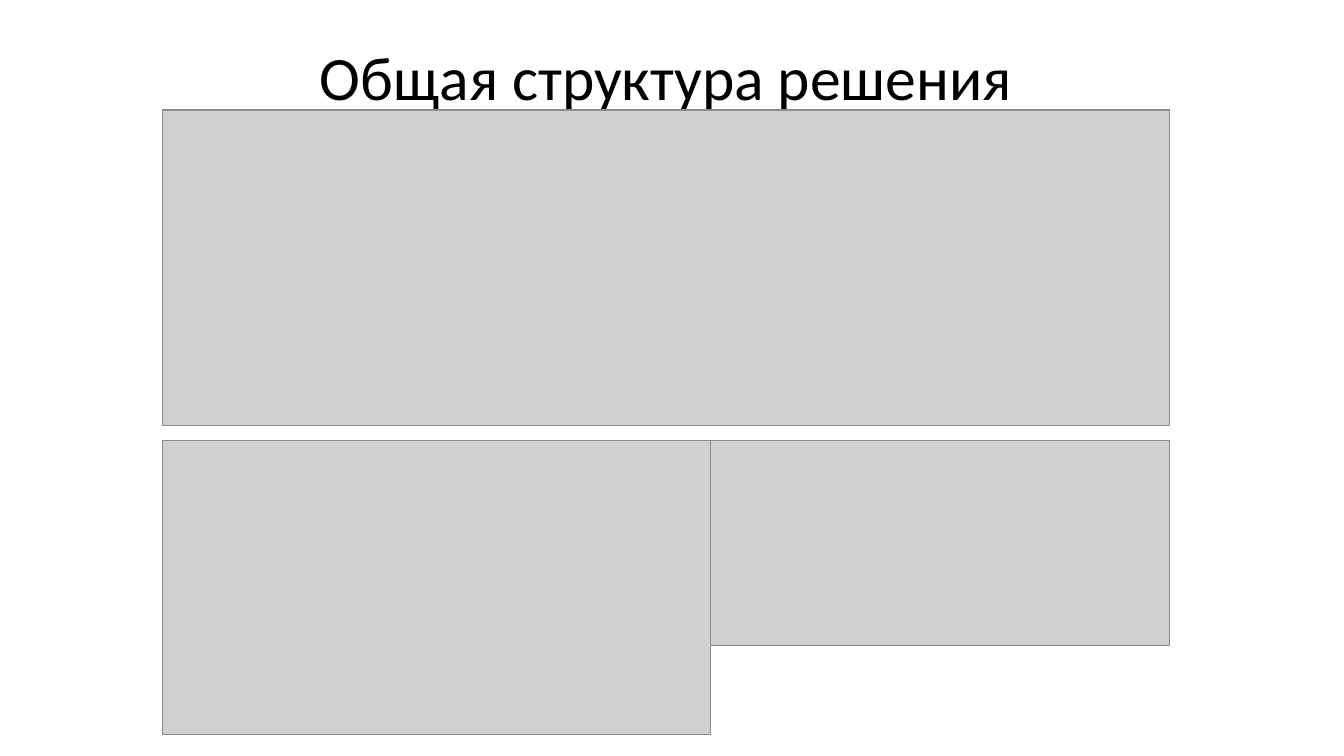
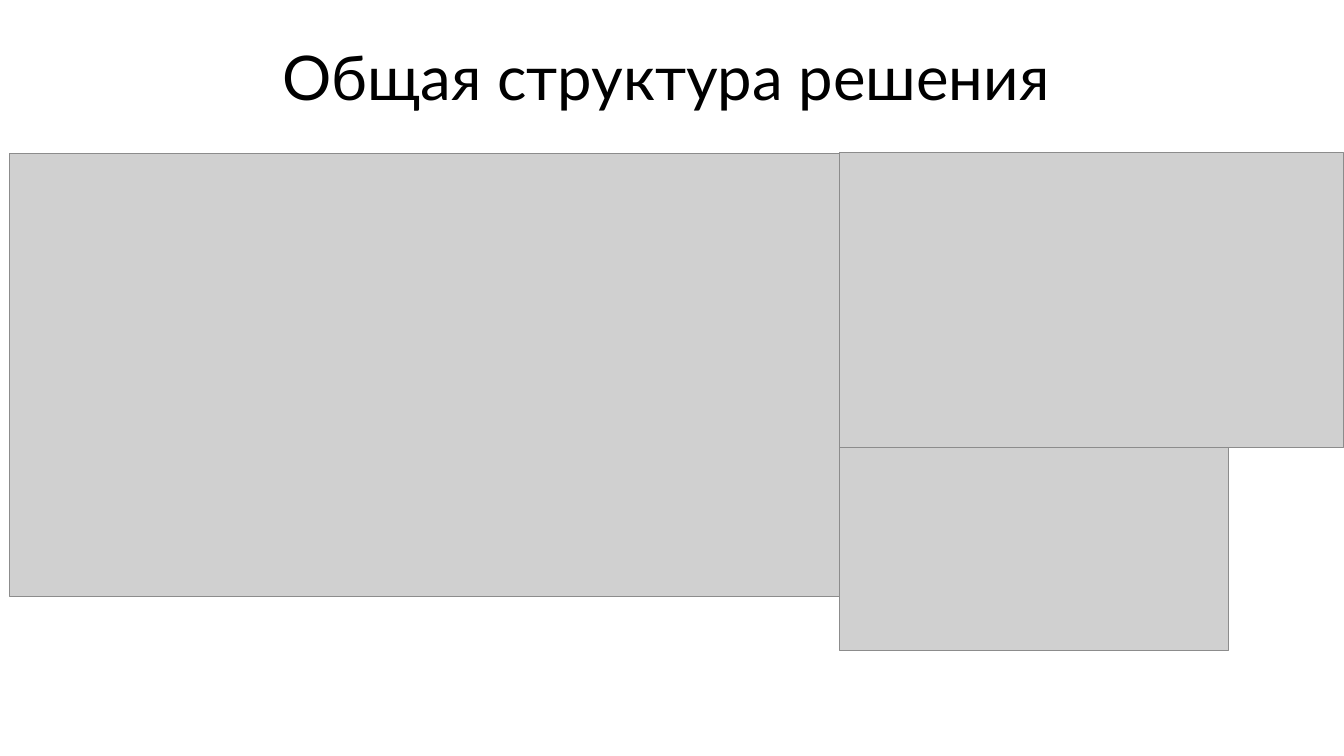
Before and after one commit to alexSatov/CinemaGuideBot, a slide deck: slide 5 of Telegram бот.pptx (slide 8 before the commit). Drawn at 1344x756 pixels with LibreOffice and Linux fonts; fonts in the diff are those of the drawing; grey boxes stand for pictures. Boxes give left, top, right and bottom in pixels: in the first picture for what was removed or moved away, otherwise in the second. Text is boxed around its words. In the diff, an @@ line names an element or a change of style, - is before the commit and + after.

Commit message:
updated presentation

```diff
--- a/Telegram бот.pptx
+++ b/Telegram бот.pptx
@@ title "Общая структура решения" at (x1=282, y1=55, x2=1050, y2=111): font Calibri to Lato @@
@@ picture removed at (x1=163, y1=110, x2=1171, y2=425) @@
@@ picture added at (x1=10, y1=154, x2=840, y2=597) @@
@@ picture resized from (x1=163, y1=441, x2=712, y2=736) to (x1=840, y1=152, x2=1344, y2=448) @@
@@ picture resized from (x1=711, y1=441, x2=1170, y2=646) to (x1=840, y1=448, x2=1229, y2=650) @@
```
Also in this commit, not shown: 2 other slides changed, 1 slide added, 1 slide removed, 2 other files.
